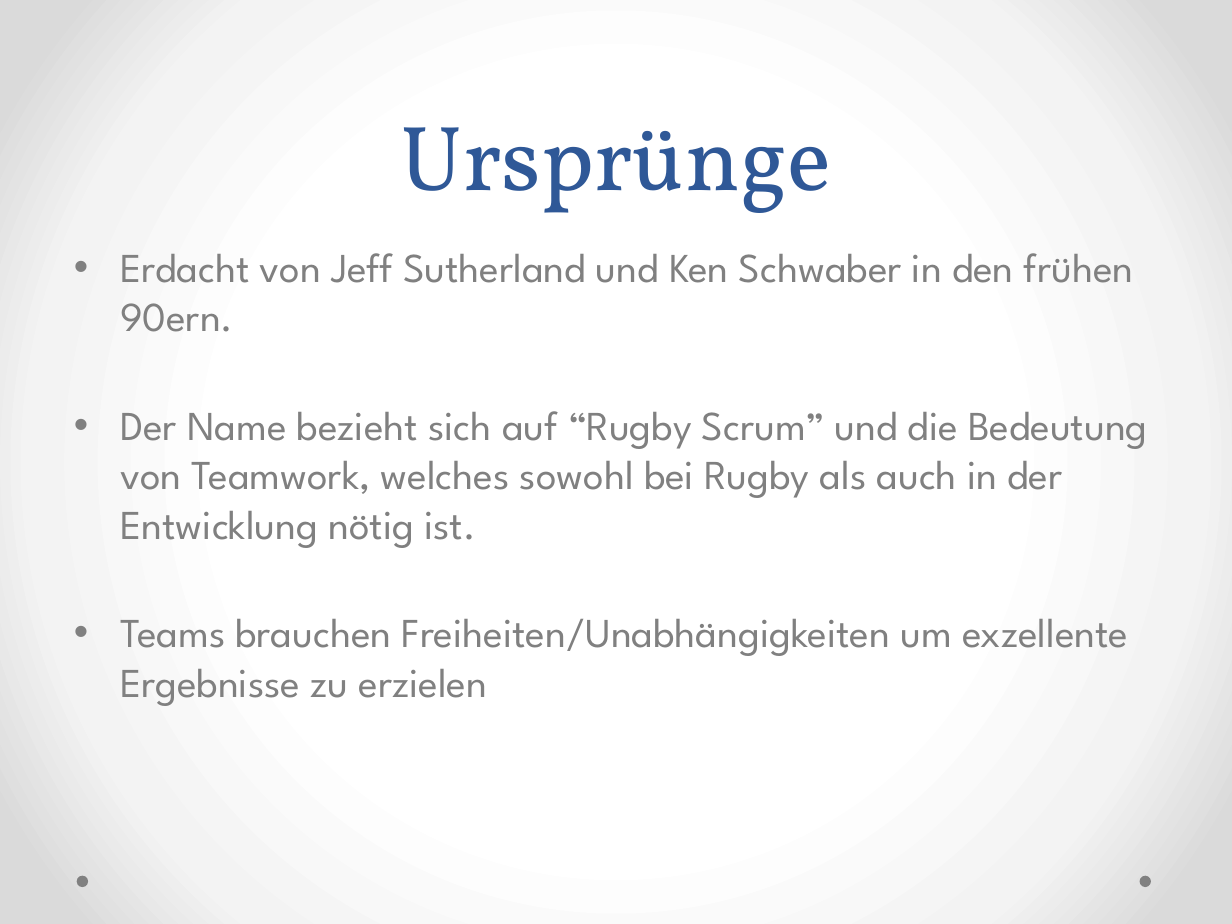
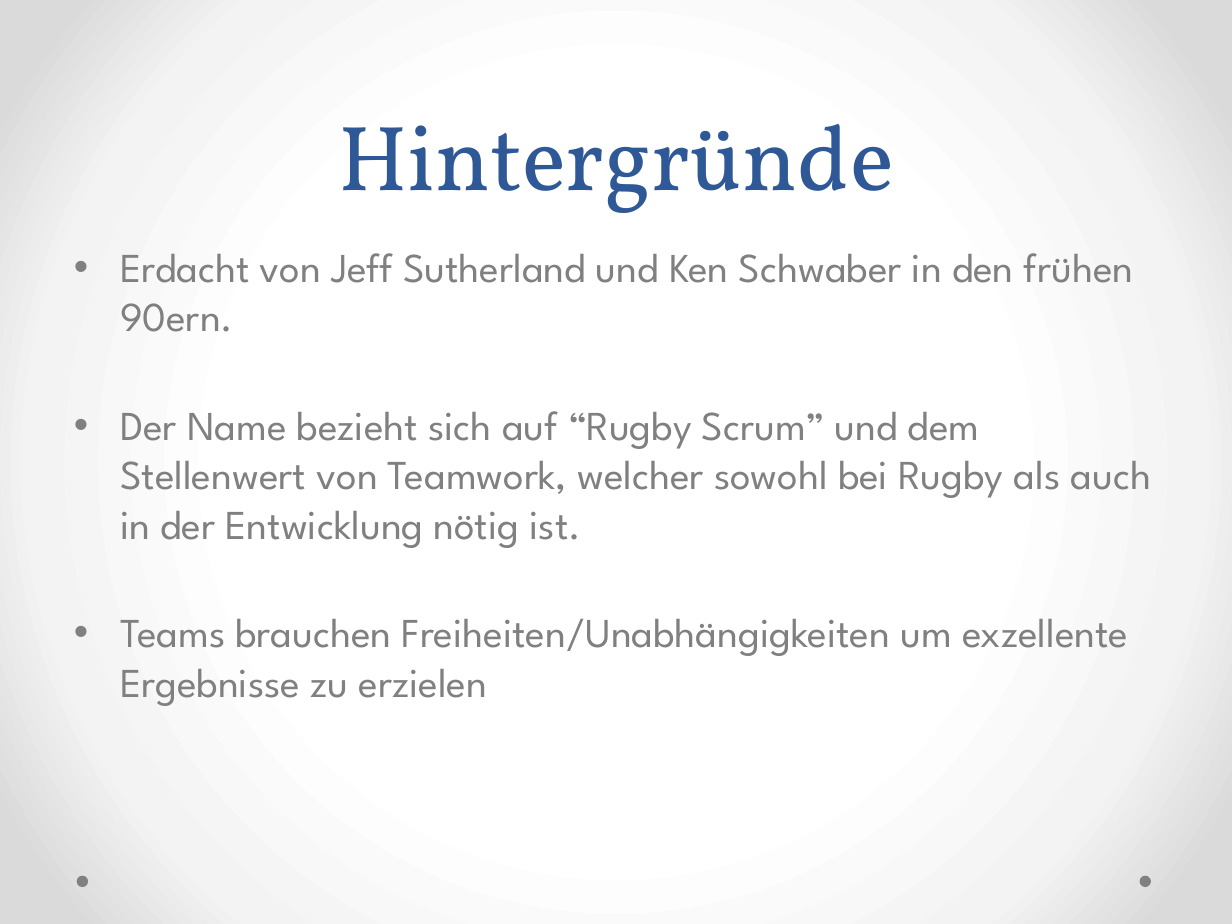
Before and after one commit to Medardus2004/ScrumPresentation, a slide deck: slide 6 of Scrum.pptx. Drawn at 1232x924 pixels with LibreOffice and Linux fonts; fonts in the diff are those of the drawing. Boxes give left, top, right and bottom in pixels: in the first picture for what was removed or moved away, otherwise in the second. Text is boxed around its words. In the diff, an @@ line names an element or a change of style, - is before the commit and + after.

```diff
--- a/Scrum.pptx
+++ b/Scrum.pptx
@@ title at bbox=[338, 124, 894, 213]: text changed @@
-Ursprünge
+Hintergründe
@@ text at bbox=[120, 411, 1151, 548]: text changed @@
-• Der Name bezieht sich auf “Rugby Scrum” und die Bedeutung von Teamwork, welches sowohl bei Rugby als auch in der Entwicklung nötig ist.
+• Der Name bezieht sich auf “Rugby Scrum” und dem Stellenwert von Teamwork, welcher sowohl bei Rugby als auch in der Entwicklung nötig ist.
```
Also in this commit, not shown: 7 other slides changed, 1 slide added, 1 other file.
